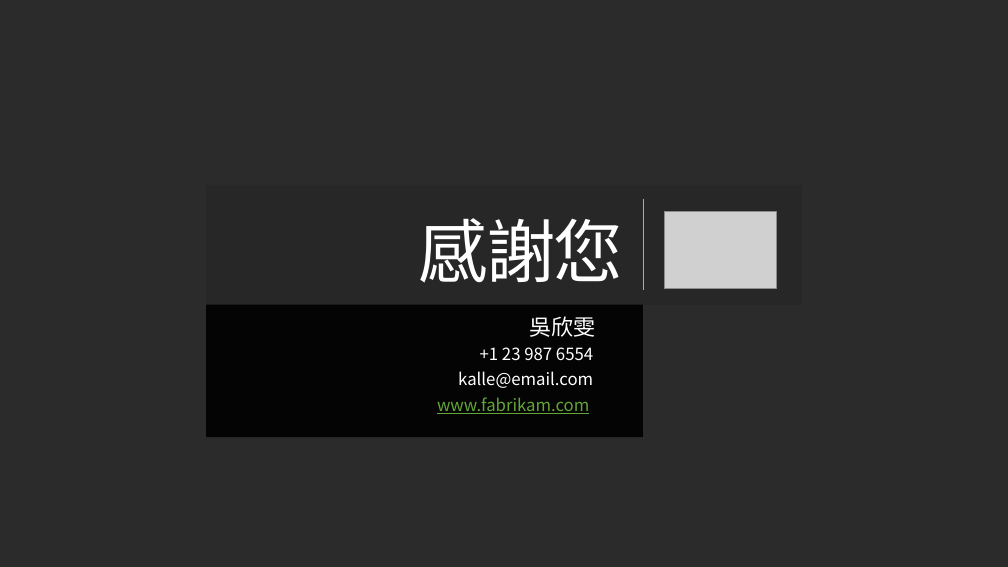
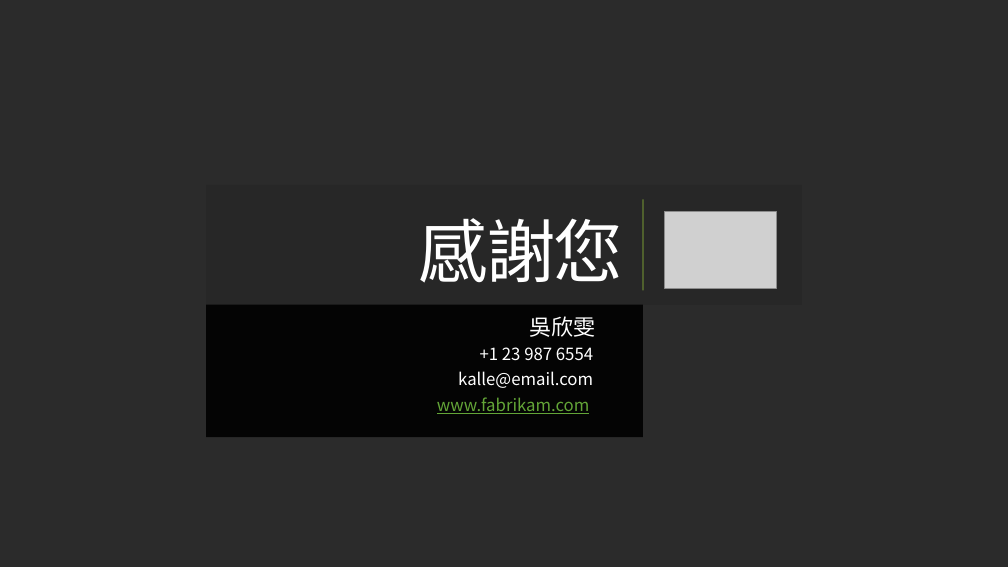
Before and after one commit to xrick/TeacherAssist_V2, a slide deck: slide 7 of backend/data/templates/modern_clean.pptx (slide 18 before the commit). Drawn at 1008x567 pixels with LibreOffice and Linux fonts; fonts in the diff are those of the drawing; grey boxes stand for pictures; background and template pictures are left out; a plain dark background stands for a picture behind light text. Boxes give left, top, right and bottom in pixels: in the first picture for what was removed or moved away, otherwise in the second. Text is boxed around its words. In the diff, an @@ line names an element or a change of style, - is before the commit and + after.

```diff
--- a/backend/data/templates/modern_clean.pptx
+++ b/backend/data/templates/modern_clean.pptx
@@ line (644, 200) - (644, 290): stroke #9ACB39 0.5 pt to #9ACB39 0.75 pt @@
```
Also in this commit, not shown: 6 other slides changed, 11 slides removed, 39 other files.
